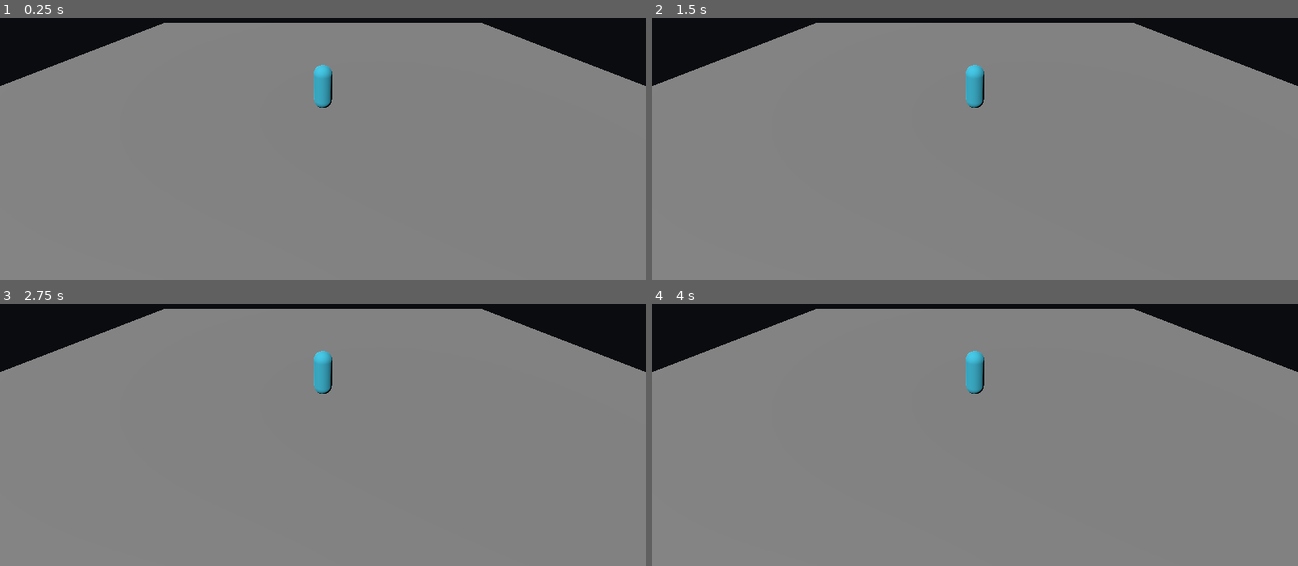
Above: before the commit, frames 1-4 (two rows, left to right).
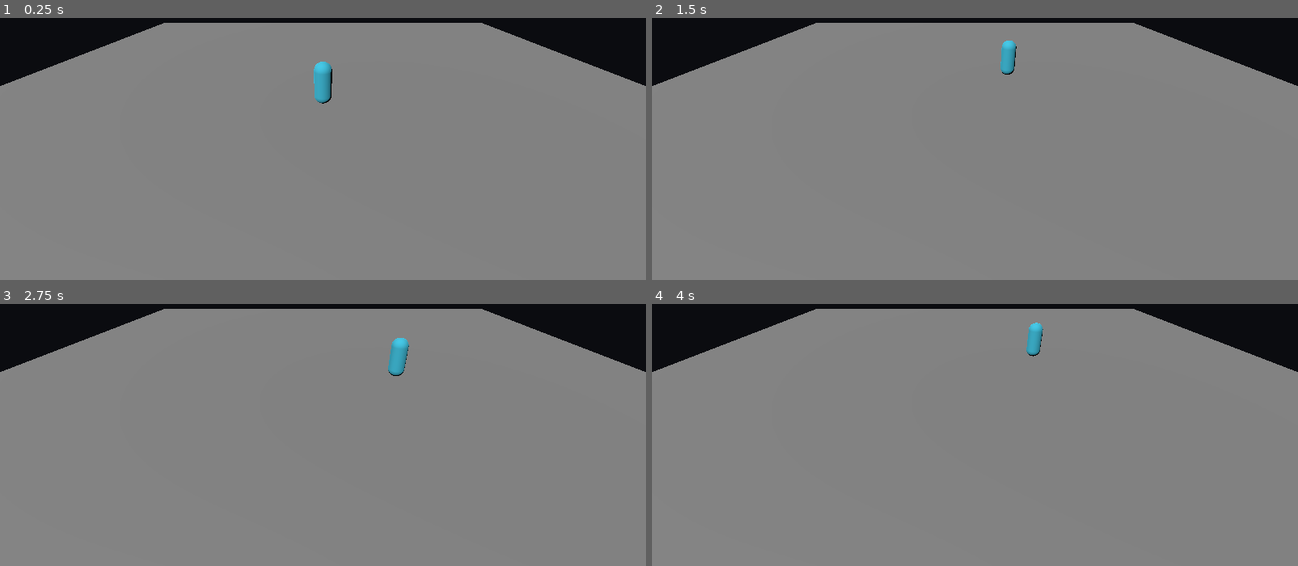
Above: after the commit, the same moments.

Repository: gabrielagudelo777-max/el-inquieto-videojuego
Game: Godot game, scene res://main.tscn
Same seed, same stepped clock (60 frames per second), same inputs: the game is played once before the commit and once after it.
Inputs:
- Up to frame 1 (0.25 s): no input
- Up to frame 2 (1.5 s): hold D (move_right) 0.53-1.28 s; tap Shift (dash) at 0.6, 1.35 s; hold S (move_down) from 1.28 s (still down)
- Up to frame 3 (2.75 s): release S (move_down) at 2.03 s; hold D (move_right) from 2.03 s (still down); tap Shift (dash) at 2.1 s
- Up to frame 4 (4 s): release D (move_right) at 2.78 s; hold W (move_up) 2.78-3.53 s; tap Shift (dash) at 2.85, 3.6 s; hold A (move_left) from 3.53 s (still down)

The runs differ from the first frame. In frame 1, 0.2% of the frame differs, in the area x 48-52%, y 16-35%; in frame 2, 0.7%; in frame 3, 0.8%, in the area x 48-64%, y 12-35%; in frame 4, 0.7%.
Error before the commit: Invalid access to property or key 'global_rotation' on a base object of type 'Nil'. (res://personaje.gd:50)

Commit message:
T7 N2 Tarea B estados con tiempo

Diff:
--- a/dash.gd
+++ b/dash.gd
@@ -1,11 +1,34 @@
 extends Node
 
+enum Estado { LISTA, ACTIVA, RECARGA }
+
 @export var tecla = "dash"
+@export var duracion = 0.2
+@export var recarga = 1.5
 @onready var pj = get_parent()
 
-var usos = 0
+var estado = Estado.LISTA
+var tiempo = 0.0
 
 func _physics_process(delta):
-	if Input.is_action_just_pressed(tecla):
-		usos += 1
-		print("empieza: ", tecla, " · uso número ", usos)
+	tiempo -= delta
+	match estado:
+		Estado.LISTA:
+			if Input.is_action_just_pressed(tecla):
+				empezar()
+		Estado.ACTIVA:
+			if tiempo <= 0.001:
+				terminar()
+		Estado.RECARGA:
+			if tiempo <= 0.001:
+				estado = Estado.LISTA
+
+func empezar():
+	estado = Estado.ACTIVA
+	tiempo = duracion
+	print("empieza: ", tecla)
+
+func terminar():
+	estado = Estado.RECARGA
+	tiempo = recarga
+	print("termina: ", tecla)
--- a/main.tscn
+++ b/main.tscn
@@ -1,7 +1,7 @@
-[gd_scene load_steps=8 format=3]
+[gd_scene format=3 uid="uid://d1hbjw5ryve64"]
 
-[ext_resource type="Script" path="res://personaje.gd" id="1_personaje"]
-[ext_resource type="Script" path="res://dash.gd" id="2_dash"]
+[ext_resource type="Script" uid="uid://qmgeh2bmjvke" path="res://personaje.gd" id="1_personaje"]
+[ext_resource type="Script" uid="uid://kfkasjehedds" path="res://dash.gd" id="2_dash"]
 
 [sub_resource type="BoxShape3D" id="BoxShape3D_suelo"]
 size = Vector3(30, 0.2, 30)
@@ -20,36 +20,37 @@
 [sub_resource type="StandardMaterial3D" id="Material_personaje"]
 albedo_color = Color(0.25, 0.78, 0.9, 1)
 
-[node name="Main" type="Node3D"]
+[node name="Main" type="Node3D" unique_id=857448286]
 
-[node name="Suelo" type="StaticBody3D" parent="."]
-position = Vector3(0, -0.1, 0)
+[node name="Suelo" type="StaticBody3D" parent="." unique_id=313332717]
+transform = Transform3D(1, 0, 0, 0, 1, 0, 0, 0, 1, 0, -0.1, 0)
 
-[node name="CollisionShape3D" type="CollisionShape3D" parent="Suelo"]
+[node name="CollisionShape3D" type="CollisionShape3D" parent="Suelo" unique_id=1778738735]
 shape = SubResource("BoxShape3D_suelo")
 
-[node name="MeshInstance3D" type="MeshInstance3D" parent="Suelo"]
+[node name="MeshInstance3D" type="MeshInstance3D" parent="Suelo" unique_id=88746001]
 mesh = SubResource("BoxMesh_suelo")
 
-[node name="Personaje" type="CharacterBody3D" parent="."]
+[node name="Personaje" type="CharacterBody3D" parent="." unique_id=313717212 node_paths=PackedStringArray("camara")]
 script = ExtResource("1_personaje")
+camara = NodePath("../Camera3D")
+prueba = 1
 
-[node name="CollisionShape3D" type="CollisionShape3D" parent="Personaje"]
-position = Vector3(0, 0.875, 0)
+[node name="CollisionShape3D" type="CollisionShape3D" parent="Personaje" unique_id=45566804]
+transform = Transform3D(1, 0, 0, 0, 1, 0, 0, 0, 1, 0, 0.875, 0)
 shape = SubResource("CapsuleShape3D_personaje")
 
-[node name="Modelo" type="MeshInstance3D" parent="Personaje"]
-position = Vector3(0, 0.875, 0)
+[node name="Modelo" type="MeshInstance3D" parent="Personaje" unique_id=1433658981]
+transform = Transform3D(1, 0, 0, 0, 1, 0, 0, 0, 1, 0, 0.875, 0)
 mesh = SubResource("CapsuleMesh_personaje")
 surface_material_override/0 = SubResource("Material_personaje")
 
-[node name="Dash" type="Node" parent="Personaje"]
+[node name="Dash" type="Node" parent="Personaje" unique_id=728928896]
 script = ExtResource("2_dash")
 
-[node name="Camera3D" type="Camera3D" parent="."]
-position = Vector3(0, 5, 8)
-rotation_degrees = Vector3(-30, 0, 0)
+[node name="Camera3D" type="Camera3D" parent="." unique_id=1592525109]
+transform = Transform3D(1, 0, 0, 0, 0.8660254, 0.5, 0, -0.5, 0.8660254, 0, 5, 8)
 current = true
 
-[node name="DirectionalLight3D" type="DirectionalLight3D" parent="."]
-rotation_degrees = Vector3(-50, -30, 0)
+[node name="DirectionalLight3D" type="DirectionalLight3D" parent="." unique_id=811988171]
+transform = Transform3D(0.8660254, 0.38302222, -0.32139382, 0, 0.64278764, 0.76604444, 0.5, -0.66341394, 0.5566704, 0, 0, 0)
